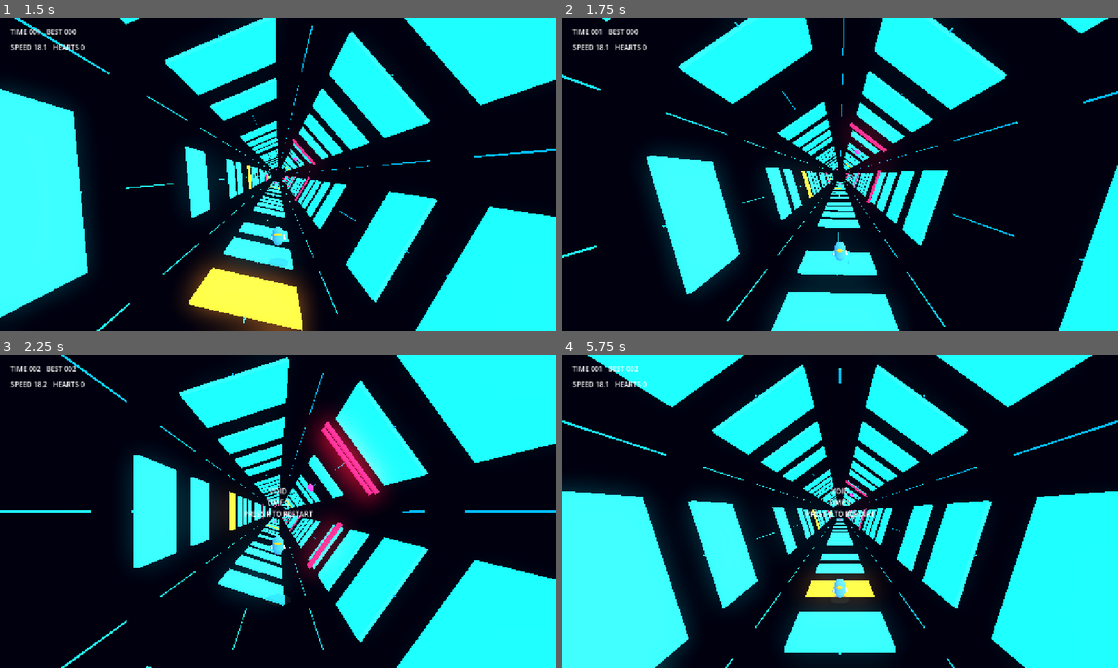
Above: before the commit, frames 1-4 (two rows, left to right).
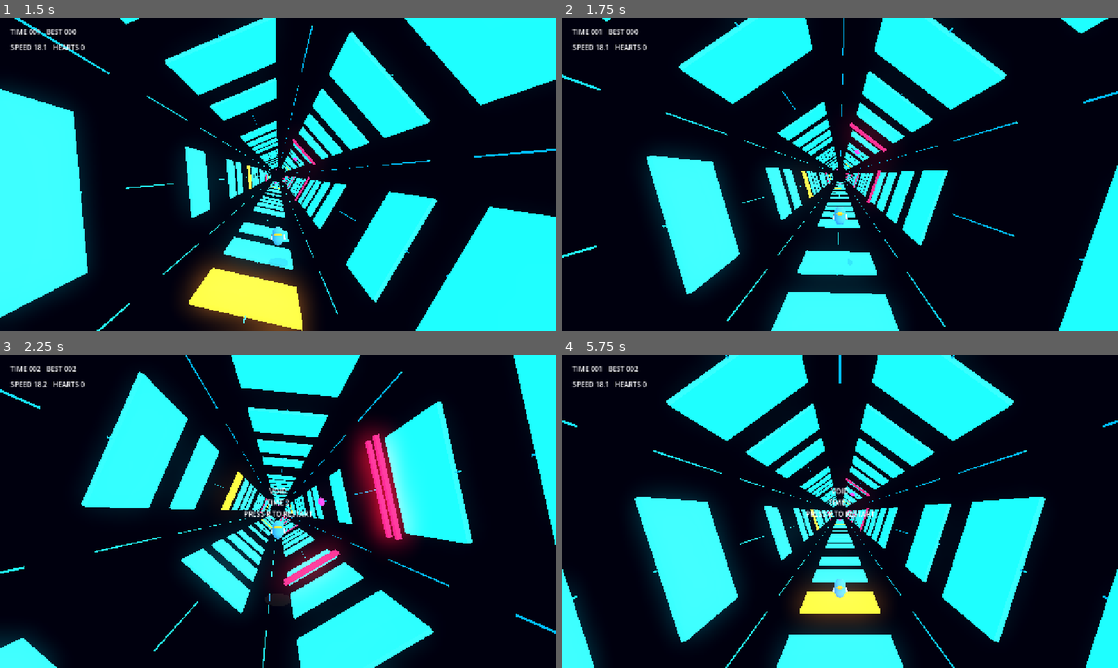
Above: after the commit, the same moments.

Repository: jeoungan/Project_1
Game: Godot game, scene res://scenes/main/ElectronDashGame.tscn
The game is run twice, just before and just after one commit, with the same random seed, the same clock (stepped at 60 frames per second) and the same inputs.
Inputs:
- Up to frame 1 (1.5 s): hold D (move_right) 0.53-1.28 s; hold Space (jump) 0.53-1.28 s; hold A (move_left) from 1.28 s (still down); tap Space (jump) at 1.35 s
- Up to frame 2 (1.75 s): keep holding A (move_left); tap Space (jump) at 1.52 s
- Up to frame 3 (2.25 s): tap Space (jump) at 1.82 s; release A (move_left) at 2.03 s; hold D (move_right) from 2.03 s (still down); hold Space (jump) from 2.03 s (still down)
- Up to frame 4 (5.75 s): tap R (restart) at 2.75, 4.15 s; release D (move_right) at 2.78 s; release Space (jump) at 2.78 s; hold W 2.78-3.53 s; tap Space (jump) at 2.85, 3.02, 3.32, 4.35, 4.52, 4.82 s; hold Space (jump) 3.53-4.28 s; hold A (move_left) from 3.53 s (still down); hold Space (jump) from 5.03 s (still down)

Frame 1 is identical in both runs. In frame 2, 0.2% of the frame differs, in the area x 48-52%, y 60-78%; in frame 3, 48%; in frame 4, 48%, in the area x 0-100%, y 0-100%.

Commit message:
fix: remove mid-run text and improve jump timing

Diff:
--- a/scripts/electron_dash/electron_dash_game.gd
+++ b/scripts/electron_dash/electron_dash_game.gd
@@ -14,6 +14,9 @@
 @export var respawn_invincible_seconds: float = 2.0
 @export var max_extra_lives: int = 2
 @export var visual_grid_lanes: int = 10
+@export var hazard_check_lead: float = 0.15
+@export var jump_buffer_seconds: float = 0.14
+@export var jump_ready_height: float = 0.08
 
 var player_lane: int = 0
 var target_angle: float = 0.0
@@ -28,6 +31,7 @@
 var extra_lives: int = 0
 var invincible_timer: float = 0.0
 var status_message_timer: float = 0.0
+var jump_buffer_timer: float = 0.0
 var next_segment_index: int = 0
 var segments: Array = []
 var restart_countdown: float = 0.0
@@ -63,6 +67,7 @@
 	extra_lives = 0
 	invincible_timer = 0.0
 	status_message_timer = 0.0
+	jump_buffer_timer = 0.0
 	next_segment_index = 0
 	is_alive = true
 	restart_countdown = 0.0
@@ -79,7 +84,7 @@
 	elif event.is_action_pressed("move_right") and is_alive:
 		_change_lane(1)
 	elif event.is_action_pressed("jump") and is_alive:
-		_jump()
+		_queue_jump()
 	elif event.is_action_pressed("restart"):
 		reset_game()
 
@@ -96,7 +101,10 @@
 		status_message_timer = max(0.0, status_message_timer - delta)
 	elif invincible_timer <= 0.0:
 		overlay_label.visible = false
+	if jump_buffer_timer > 0.0:
+		jump_buffer_timer = max(0.0, jump_buffer_timer - delta)
 	_update_jump(delta)
+	_try_consume_jump()
 	_update_player_transform(delta)
 	_scroll_segments(speed, delta)
 	_update_hud()
@@ -105,9 +113,14 @@
 	player_lane = Rules.wrap_lane(player_lane, delta_lane, lane_count)
 	target_angle = _roll_for_lane(player_lane)
 
-func _jump() -> void:
-	if jump_height <= 0.02:
+func _queue_jump() -> void:
+	jump_buffer_timer = jump_buffer_seconds
+	_try_consume_jump()
+
+func _try_consume_jump() -> void:
+	if jump_buffer_timer > 0.0 and jump_height <= jump_ready_height:
 		vertical_velocity = jump_velocity
+		jump_buffer_timer = 0.0
 
 func _update_jump(delta: float) -> void:
 	vertical_velocity -= gravity * delta
@@ -135,7 +148,7 @@
 	for segment in segments:
 		var root := segment["root"] as Node3D
 		root.position.z += speed * delta
-		if not bool(segment["checked"]) and root.position.z >= player_z - segment_depth * 0.45:
+		if not bool(segment["checked"]) and _segment_reaches_player(root.position.z):
 			segment["checked"] = true
 			var data: Dictionary = segment["data"]
 			if Rules.segment_has_heart(data, player_lane):
@@ -164,9 +177,8 @@
 
 func _collect_heart() -> void:
 	extra_lives = min(max_extra_lives, extra_lives + 1)
-	overlay_label.text = "HEART +1"
-	overlay_label.visible = true
-	status_message_timer = 0.7
+	overlay_label.visible = false
+	status_message_timer = 0.0
 
 func _handle_crash() -> void:
 	if invincible_timer > 0.0:
@@ -176,11 +188,13 @@
 		invincible_timer = respawn_invincible_seconds
 		jump_height = max(jump_height, 1.0)
 		vertical_velocity = jump_velocity * 0.35
-		overlay_label.text = "EXTRA LIFE"
-		overlay_label.visible = true
-		status_message_timer = respawn_invincible_seconds
+		overlay_label.visible = false
+		status_message_timer = 0.0
 		return
 	_game_over()
+
+func _segment_reaches_player(segment_z: float) -> bool:
+	return segment_z >= player_z - hazard_check_lead
 
 func _game_over() -> void:
 	is_alive = false
--- a/scripts/tests/test_electron_dash_game_behavior.gd
+++ b/scripts/tests/test_electron_dash_game_behavior.gd
@@ -54,12 +54,31 @@
 	game._collect_heart()
 	if not _check(game.extra_lives == 1, "heart pickup grants an extra life"):
 		return
+	var overlay_label: Label = game.get_node("%OverlayLabel")
+	if not _check(not overlay_label.visible, "heart pickup does not show center text"):
+		return
 	game._handle_crash()
 	if not _check(game.is_alive, "extra life respawns instead of ending the run"):
 		return
 	if not _check(game.extra_lives == 0, "respawn consumes one extra life"):
 		return
 	if not _check(game.invincible_timer > 0.0, "respawn grants brief invincibility"):
+		return
+	if not _check(not overlay_label.visible, "extra life respawn does not show center text"):
+		return
+
+	if not _check(not game._segment_reaches_player(game.player_z - game.segment_depth * 0.45), "hazard check does not fire before the tile is under the player"):
+		return
+	if not _check(game._segment_reaches_player(game.player_z - 0.05), "hazard check fires near the player"):
+		return
+
+	game.reset_game()
+	game.invincible_timer = 2.0
+	game.jump_height = 0.3
+	game.vertical_velocity = -12.0
+	game.jump_buffer_timer = game.jump_buffer_seconds
+	game._process(0.05)
+	if not _check(game.vertical_velocity > 0.0, "queued jump triggers on landing"):
 		return
 
 	if not _check(game.shadow_visual != null and game.shadow_visual.visible, "player shadow is visible for orientation"):
@@ -68,7 +87,6 @@
 	game._game_over()
 	if not _check(not game.is_alive, "game enters fail state first"):
 		return
-	var overlay_label: Label = game.get_node("%OverlayLabel")
 	if not _check(overlay_label.text.contains("PRESS R"), "game over waits for manual restart"):
 		return
 	game._process(game.auto_restart_seconds + 0.1)
